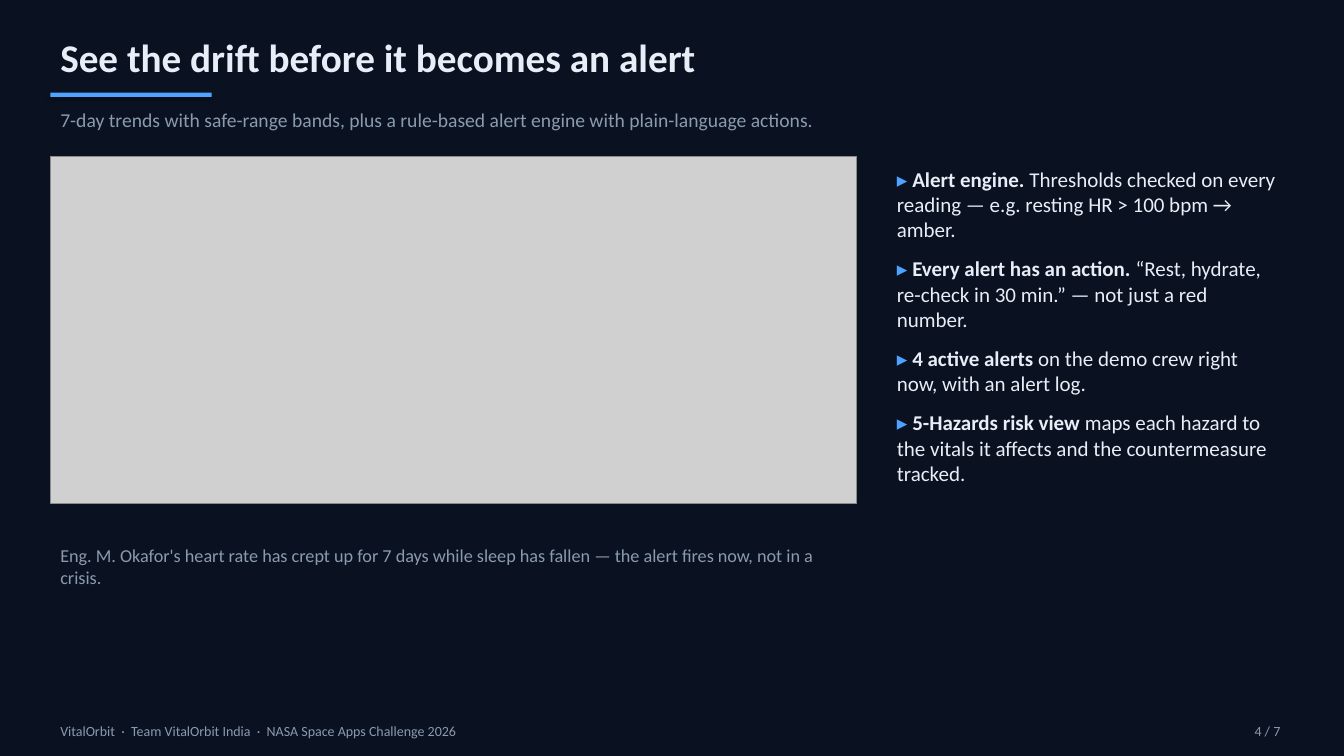
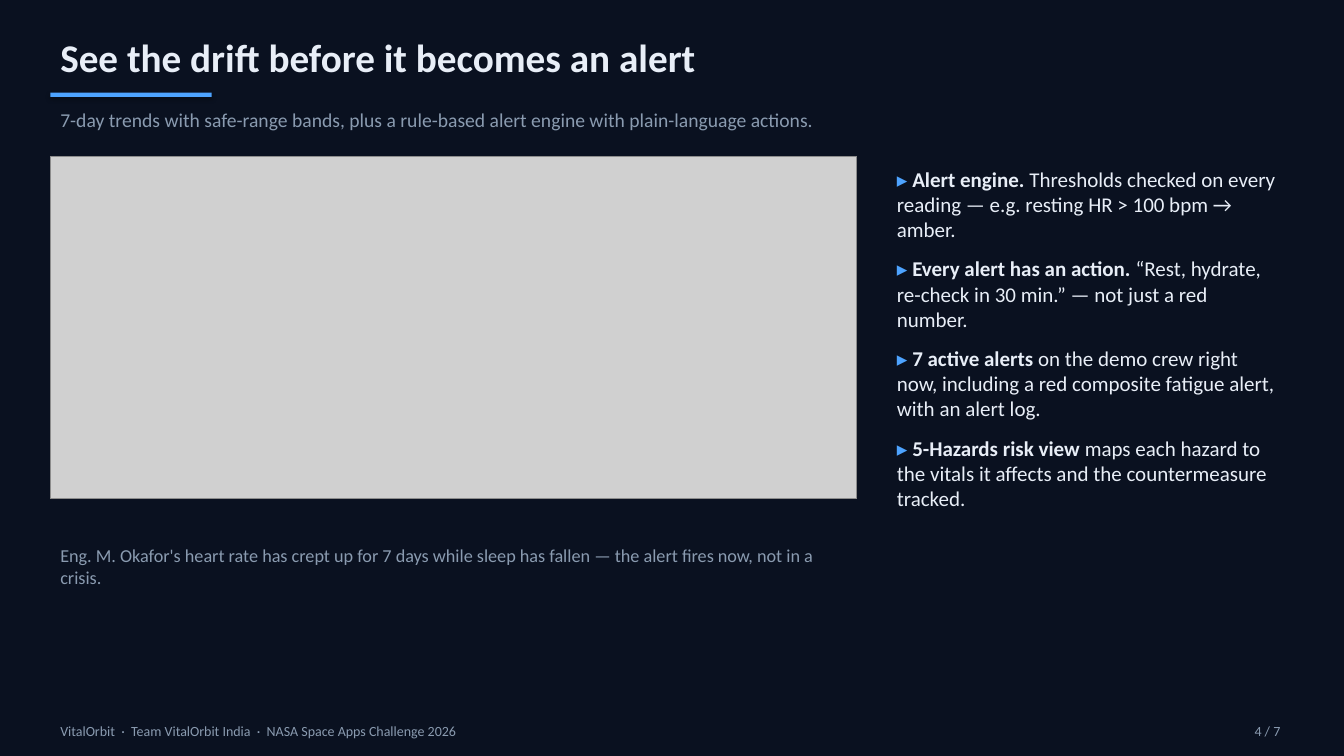
Before and after one commit to iamartya15/vitalorbit-space-apps-2026, a slide deck: slide 4 of deck/VitalOrbit-Demo-Deck.pptx. Drawn at 1344x756 pixels with LibreOffice and Linux fonts; fonts in the diff are those of the drawing; grey boxes stand for pictures. Boxes give left, top, right and bottom in pixels: in the first picture for what was removed or moved away, otherwise in the second. Text is boxed around its words. In the diff, an @@ line names an element or a change of style, - is before the commit and + after.

Commit message:
Review fix pass: per-crew radiation, scenario simulator, composite alerts, context-aware chatbot

```diff
--- a/deck/VitalOrbit-Demo-Deck.pptx
+++ b/deck/VitalOrbit-Demo-Deck.pptx
@@ picture: place and size @@
-picture at (50,156,857,503)
+picture at (50,156,857,499)
@@ text at (897,351,1274,420): text changed @@
-▸ 4 active alerts on the demo crew right now, with an alert log.
+▸ 7 active alerts on the demo crew right now, including a red composite fatigue alert, with an alert log.
```
Also in this commit, not shown: 2 other slides changed, 1 other file.
